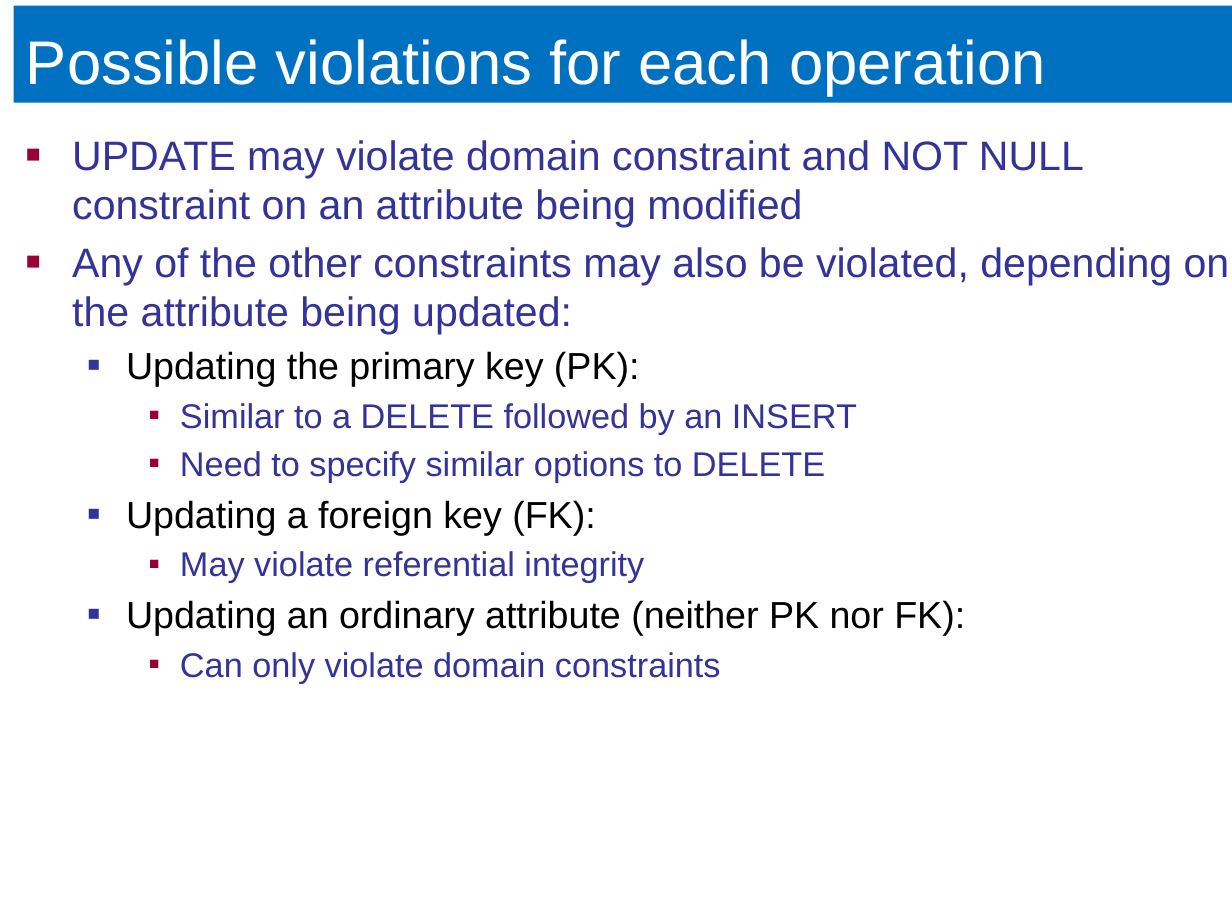
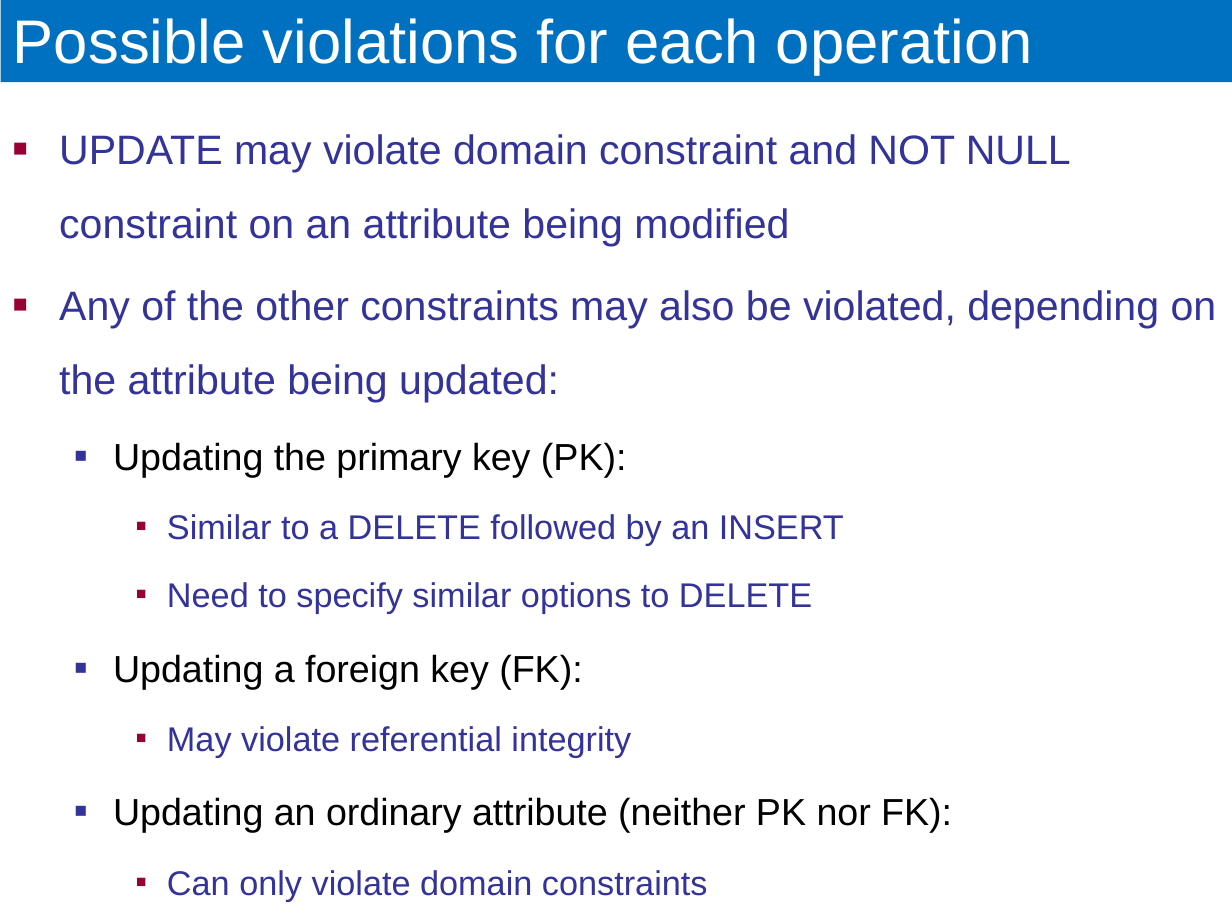
Before and after one commit to ECEG4191/Lecture-Slides, a slide deck: slide 58 of 2. Relational Model.pptx (slide 62 before the commit). Drawn at 1232x924 pixels with LibreOffice and Linux fonts; fonts in the diff are those of the drawing. Boxes give left, top, right and bottom in pixels: in the first picture for what was removed or moved away, otherwise in the second. Text is boxed around its words. In the diff, an @@ line names an element or a change of style, - is before the commit and + after.

```diff
--- a/2. Relational Model.pptx
+++ b/2. Relational Model.pptx
@@ title "Possible violations for each operation": place and size @@
-title "Possible violations for each operation" at [14, 6, 1232, 103]
+title "Possible violations for each operation" at [1, 0, 1232, 83]
@@ text "UPDATE may violate domain constraint ...": place and size @@
-text "UPDATE may violate domain constraint ..." at [72, 140, 1230, 684]
+text "UPDATE may violate domain constraint ..." at [59, 134, 1217, 901]
@@ text "UPDATE may violate domain constraint ..." at [59, 134, 1217, 901]: line spacing 1 to 1.5 @@
```
Also in this commit, not shown: 13 other slides changed, 4 slides removed, 1 other file.
